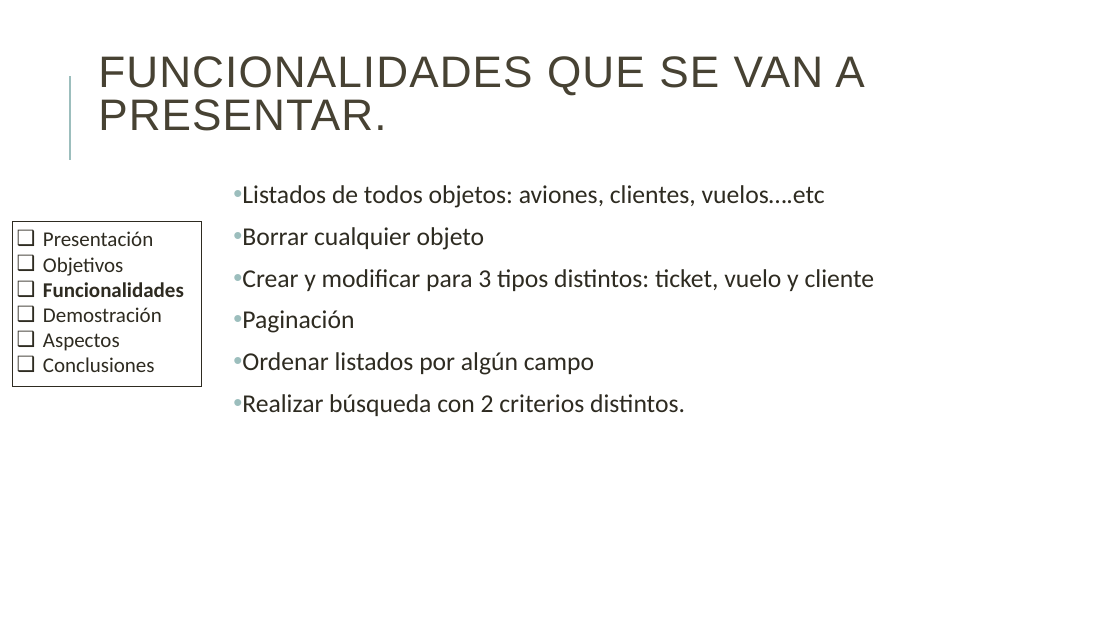
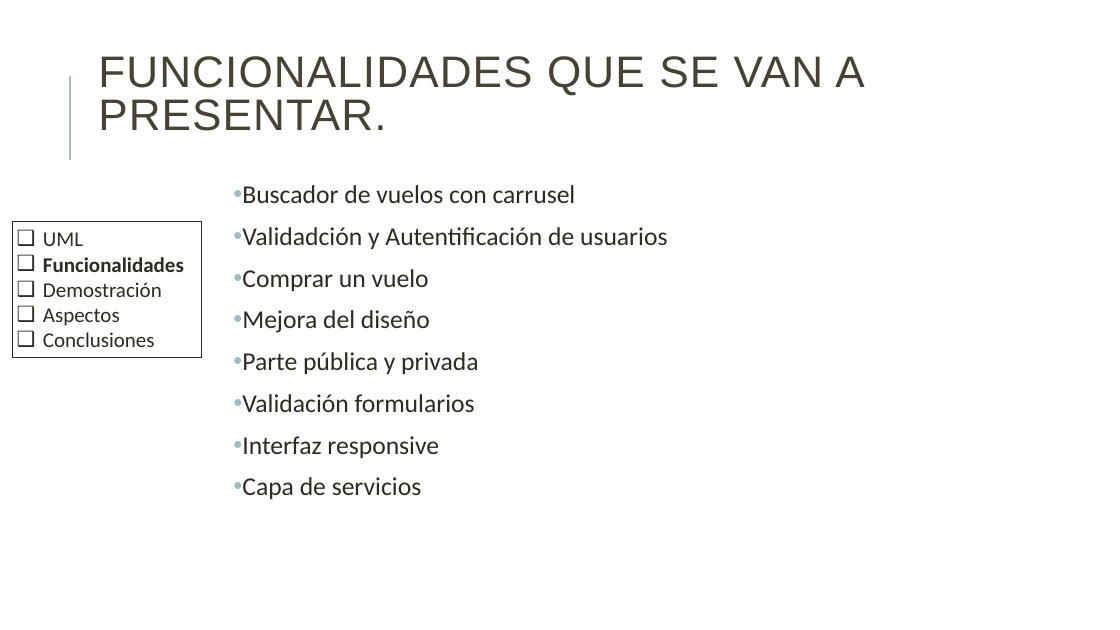
Before and after one commit to danielallhoff/M17-G4-AirDSS, a slide deck: slide 4 of AIRDSS.pptx (slide 5 before the commit). Drawn at 1120x630 pixels with LibreOffice and Linux fonts; fonts in the diff are those of the drawing. Boxes give left, top, right and bottom in pixels: in the first picture for what was removed or moved away, otherwise in the second. Text is boxed around its words. In the diff, an @@ line names an element or a change of style, - is before the commit and + after.

```diff
--- a/AIRDSS.pptx
+++ b/AIRDSS.pptx
@@ text at [242, 185, 668, 499]: text changed @@
-• Listados de todos objetos: aviones, clientes, vuelos….etc
-• Borrar cualquier objeto
-• Crear y modificar para 3 tipos distintos: ticket, vuelo y cliente
-• Paginación
-• Ordenar listados por algún campo
-• Realizar búsqueda con 2 criterios distintos.
+• Buscador de vuelos con carrusel
+• Validadción y Autentificación de usuarios
+• Comprar un vuelo
+• Mejora del diseño
+• Parte pública y privada
+• Validación formularios
+• Interfaz responsive
+• Capa de servicios
@@ rectangle "UML": place and size @@
-rectangle "UML" at [13, 222, 202, 386]
+rectangle "UML" at [13, 222, 202, 358]
@@ text in rectangle at [43, 232, 83, 246]: text changed @@
-❑ Presentación
-❑ Objetivos
+❑ UML
```
Also in this commit, not shown: 6 other slides changed, 19 slides removed.
